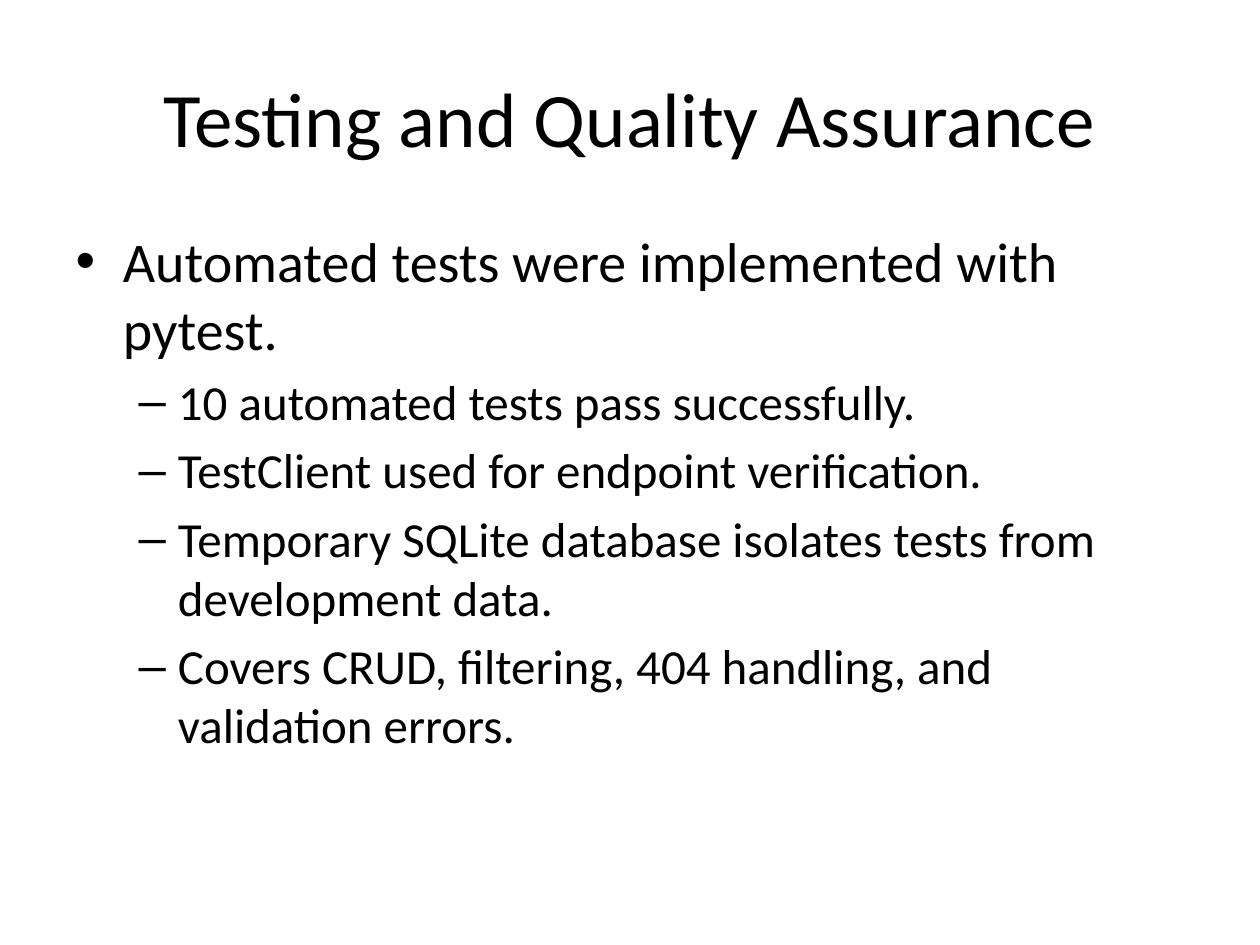
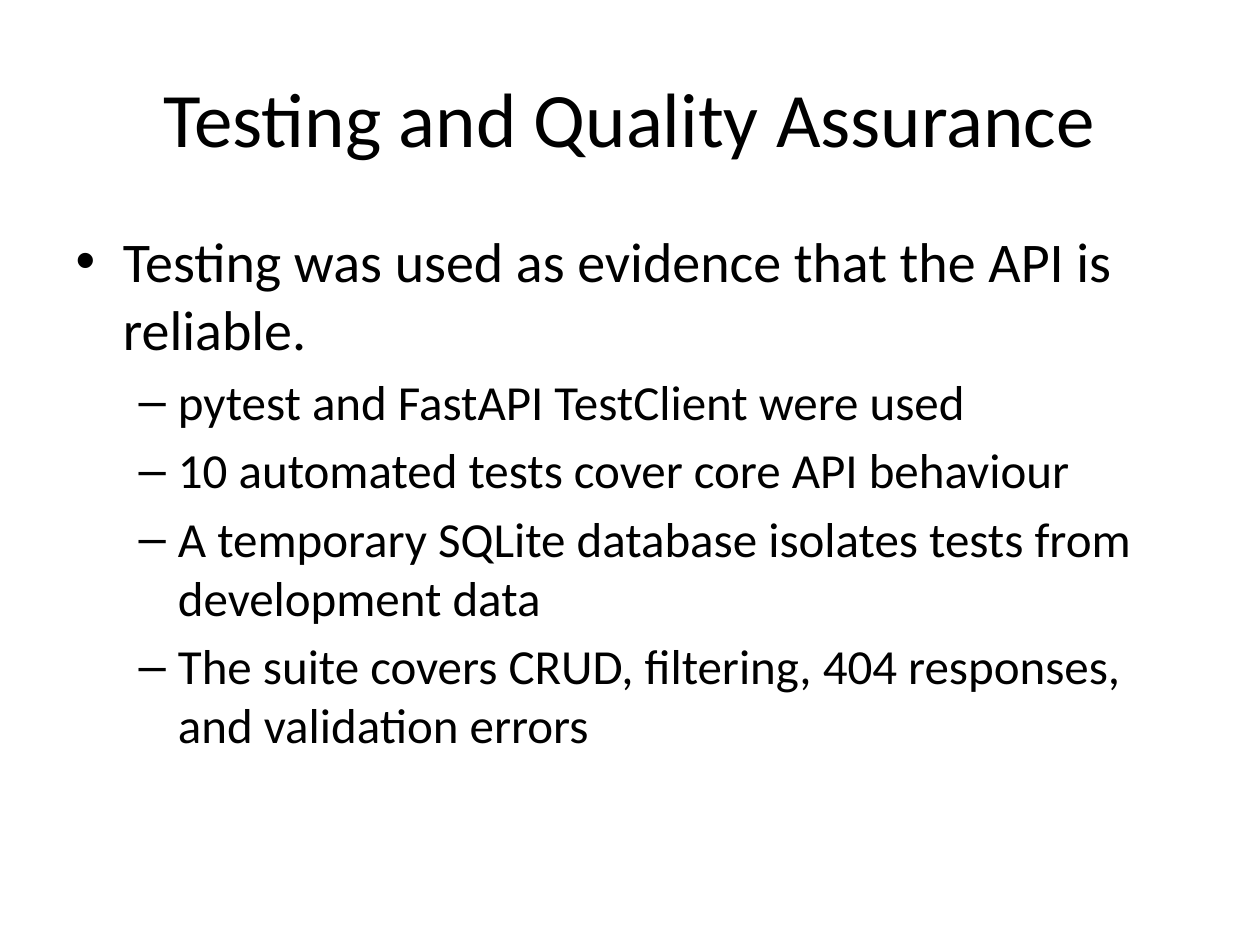
Before and after one commit to 339919905/web-api-project, a slide deck: slide 6 of docs/Presentation_XJCO3011.pptx. Drawn at 1260x945 pixels with LibreOffice and Linux fonts; fonts in the diff are those of the drawing. Boxes give left, top, right and bottom in pixels: in the first picture for what was removed or moved away, otherwise in the second. Text is boxed around its words. In the diff, an @@ line names an element or a change of style, - is before the commit and + after.

```diff
--- a/docs/Presentation_XJCO3011.pptx
+++ b/docs/Presentation_XJCO3011.pptx
@@ text at (123,243,1131,744): text changed @@
-• Automated tests were implemented with pytest.
-  – 10 automated tests pass successfully.
-  – TestClient used for endpoint verification.
-  – Temporary SQLite database isolates tests from development data.
-  – Covers CRUD, filtering, 404 handling, and validation errors.
+• Testing was used as evidence that the API is reliable.
+  – pytest and FastAPI TestClient were used
+  – 10 automated tests cover core API behaviour
+  – A temporary SQLite database isolates tests from development data
+  – The suite covers CRUD, filtering, 404 responses, and validation errors
```
Also in this commit, not shown: 6 other slides changed, 2 other files.
